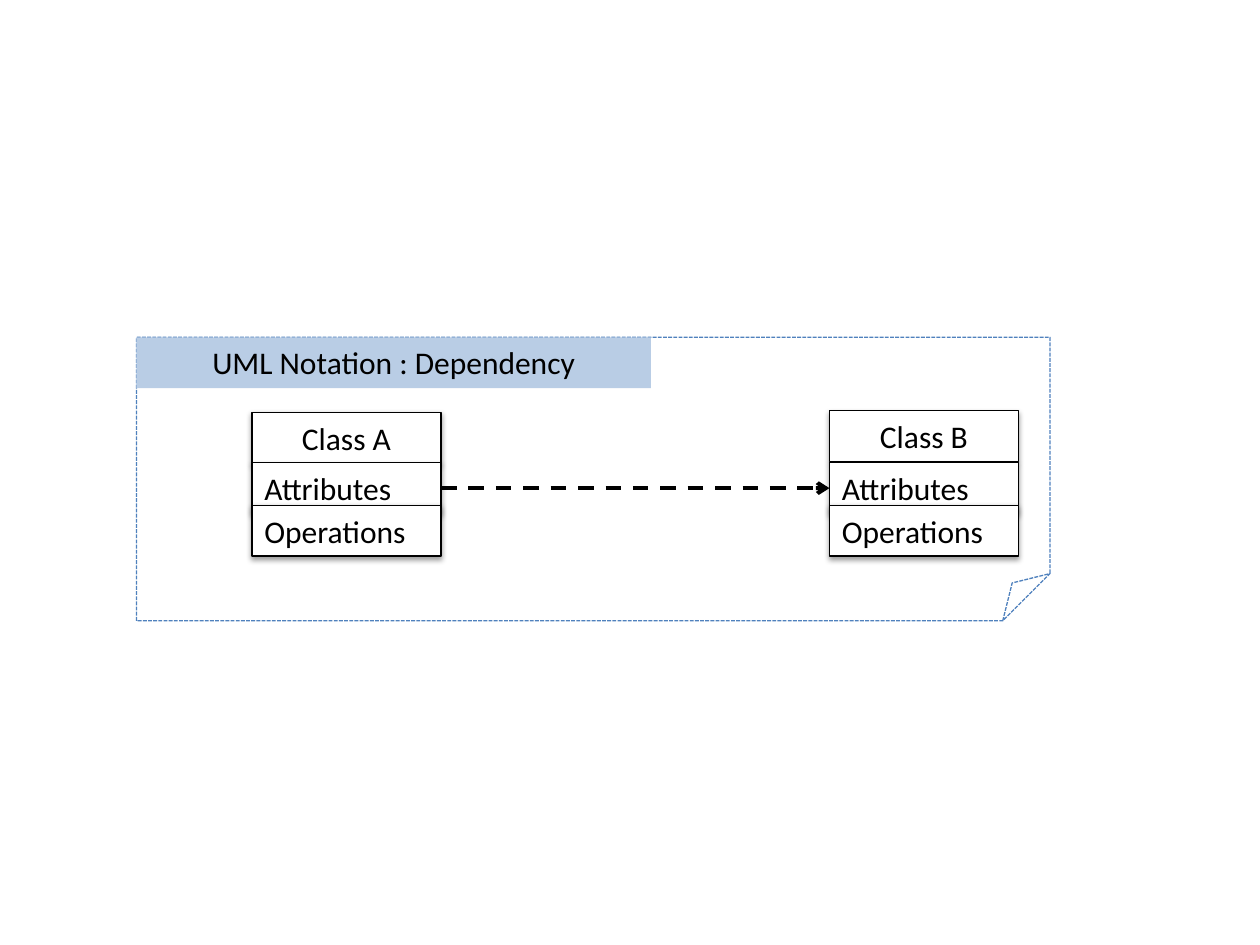
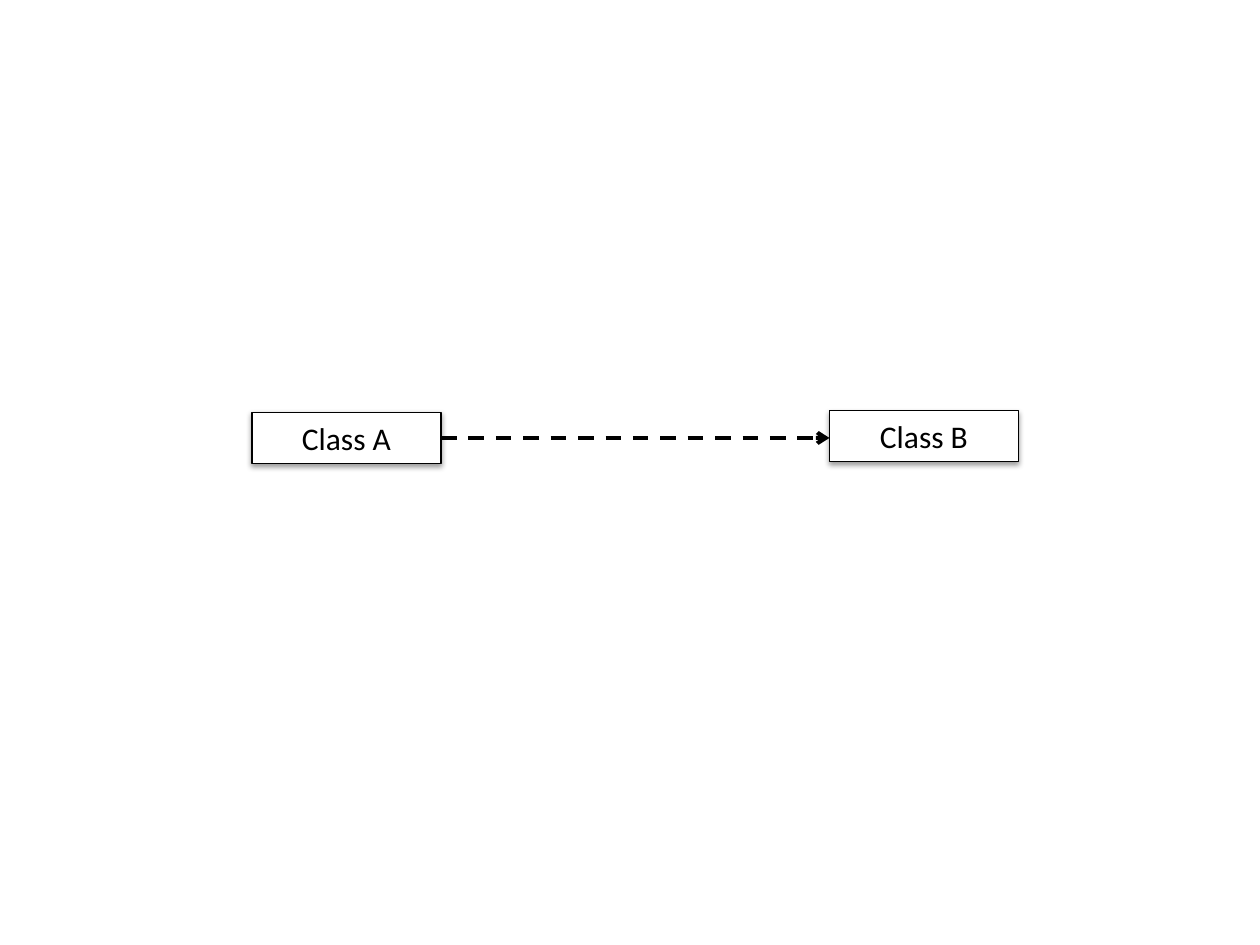
Before and after one commit to se-edu/se-book, a slide deck: slide 1 of diagrams/uml/classDiagrams/dependencies/notation.pptx. Drawn at 1260x945 pixels with LibreOffice and Linux fonts; fonts in the diff are those of the drawing. Boxes give left, top, right and bottom in pixels: in the first picture for what was removed or moved away, otherwise in the second. Text is boxed around its words. In the diff, an @@ line names an element or a change of style, - is before the commit and + after.

```diff
--- a/diagrams/uml/classDiagrams/dependencies/notation.pptx
+++ b/diagrams/uml/classDiagrams/dependencies/notation.pptx
@@ folded corner removed at (x1=136, y1=338, x2=1050, y2=621) @@
@@ rectangle removed at (x1=136, y1=338, x2=650, y2=388) @@
-UML Notation : Dependency
@@ elbow arrow moved from (441, 488) - (829, 488) to (441, 437) - (829, 438) @@
@@ rectangle removed at (x1=252, y1=462, x2=441, y2=513) @@
-Attributes
@@ rectangle removed at (x1=829, y1=462, x2=1018, y2=513) @@
-Attributes
@@ rectangle removed at (x1=252, y1=505, x2=441, y2=556) @@
-Operations
@@ rectangle removed at (x1=829, y1=505, x2=1018, y2=556) @@
-Operations
```
Also in this commit, not shown: 35 other files.
